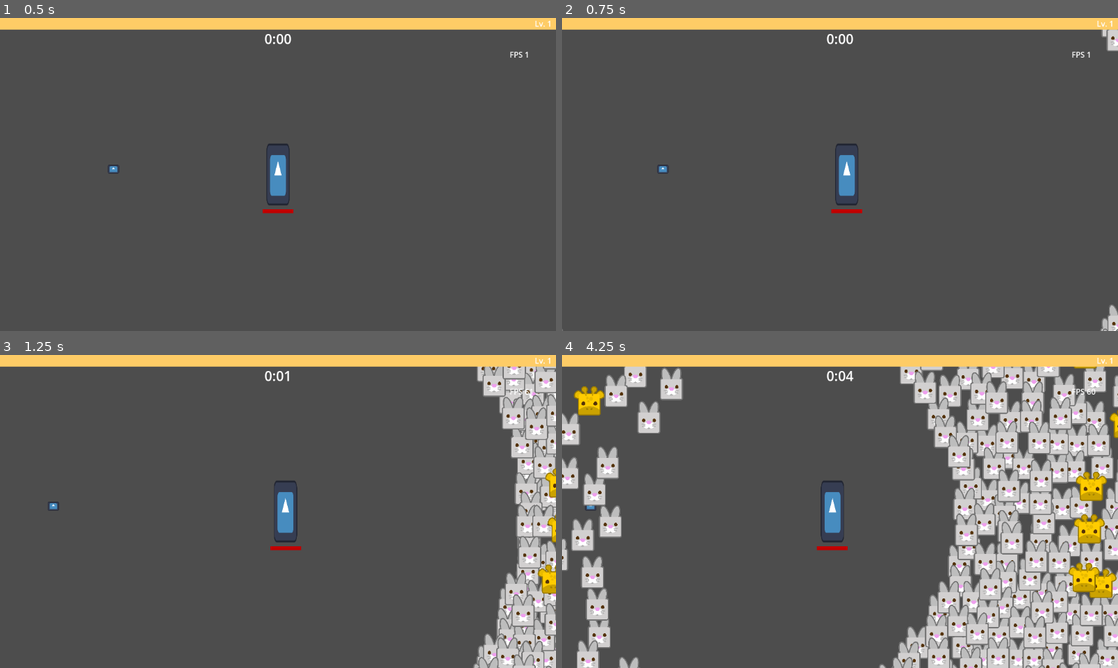
Above: before the commit, frames 1-4 (two rows, left to right).
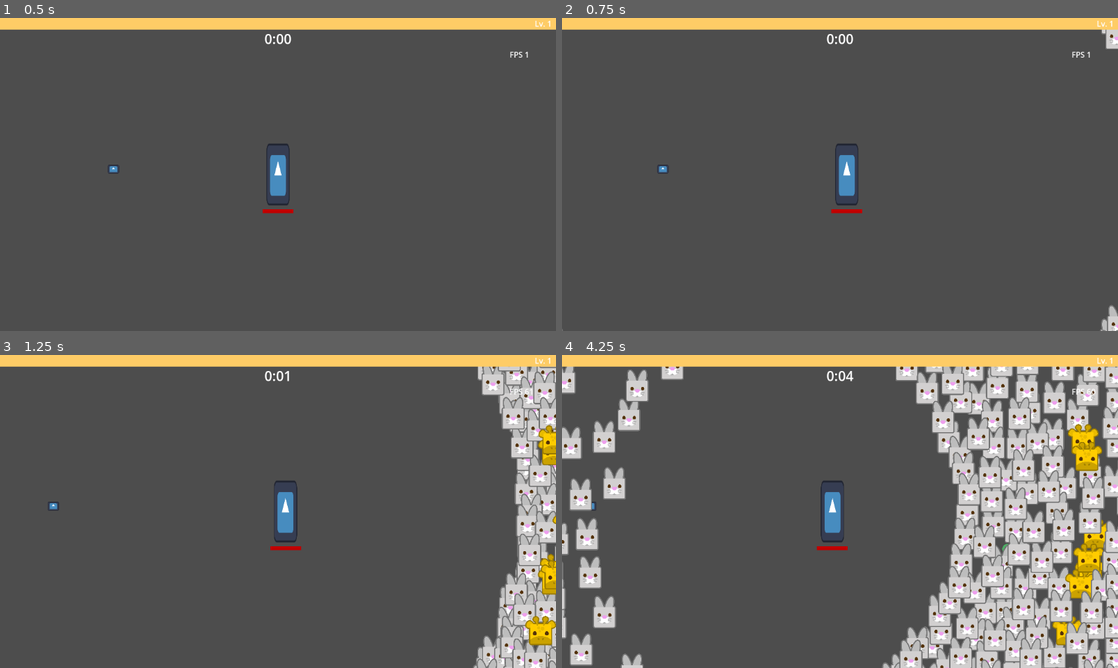
Above: after the commit, the same moments.

Repository: Boushitou/Q3_Nil_Survivor
Game: Godot game, scene res://Scenes/main_game.tscn
Two runs of this game, one before a commit and one after it. Both use one fixed random seed, a clock stepped at 60 frames per second and the inputs below. The engine's default icon, where the game draws it, is replaced by a stand-in: a white triangle on a blue panel in a dark square.
Inputs:
- Up to frame 1 (0.5 s): no input
- Up to frame 2 (0.75 s): tap Enter at 0.5 s; hold D (move_right) from 0.53 s (still down)
- Up to frame 3 (1.25 s): keep holding D (move_right)
- Up to frame 4 (4.25 s): release D (move_right) at 1.28 s; hold S (move_down) 1.28-2.03 s; hold D (move_right) 2.03-2.78 s; hold W (move_up) 2.78-3.53 s; hold Q (move_left) from 3.53 s (still down)

Frame 1 is identical in both runs. In frame 2, 0.1% of the frame differs, in the area x 97-100%, y 3-100%; in frame 3, 4.5%; in frame 4, 28%, in the area x 0-100%, y 3-100%.

Commit message:
Modified how weapon collision are handled but still need fixes.

Diff:
--- a/Scenes/Weapons/kopesh.tscn
+++ b/Scenes/Weapons/kopesh.tscn
@@ -19,6 +19,7 @@
 [node name="WeaponBody" type="Area2D" parent="." node_paths=PackedStringArray("collider")]
 collision_layer = 8
 collision_mask = 2
+priority = 1
 script = ExtResource("1_f66n7")
 collider = NodePath("CollisionShape2D")
 
@@ -36,6 +37,4 @@
 script = ExtResource("5_63bj5")
 
 [connection signal="hidden" from="." to="WeaponBody" method="_on_kopesh_hidden"]
-[connection signal="area_entered" from="WeaponBody" to="WeaponBody" method="_on_area_entered"]
-[connection signal="area_exited" from="WeaponBody" to="WeaponBody" method="_on_area_exited"]
 [connection signal="timeout" from="Timer" to="." method="_on_timer_timeout"]
--- a/Scenes/enemy.tscn
+++ b/Scenes/enemy.tscn
@@ -9,6 +9,7 @@
 size = Vector2(47.4175, 47)
 
 [node name="Enemy" type="Area2D" node_paths=PackedStringArray("stats", "collider", "sprite")]
+disable_mode = 2
 collision_layer = 2
 script = ExtResource("1_6noeu")
 separation_weight = 50.0
--- a/Scenes/main_game.tscn
+++ b/Scenes/main_game.tscn
@@ -8,7 +8,6 @@
 [ext_resource type="Script" path="res://Scripts/Enemies/EnemiesManager.gd" id="6_ql5bx"]
 [ext_resource type="Script" path="res://Scripts/Enemies/EnemySpawner.gd" id="7_dhjye"]
 [ext_resource type="Resource" uid="uid://bwhux13w4ad2p" path="res://Data/Waves/wave1.tres" id="7_eys2x"]
-[ext_resource type="Resource" uid="uid://bmh5pfw8h3mqh" path="res://Data/Waves/wave2.tres" id="8_m107j"]
 [ext_resource type="Resource" uid="uid://dhtrl42tt5ogm" path="res://Data/Enemies/0_beetle.tres" id="9_bhl7t"]
 [ext_resource type="Resource" uid="uid://s18gyu0c4vwh" path="res://Data/Waves/wavetroll.tres" id="9_yi551"]
 [ext_resource type="Resource" uid="uid://cm3hry1mlptl6" path="res://Data/Enemies/1_mummy.tres" id="10_hrgb2"]
@@ -34,7 +33,7 @@
 
 [node name="EnemySpawner" type="Node" parent="EnemiesManager"]
 script = ExtResource("7_dhjye")
-waves = Array[Resource("res://Data/WaveData.gd")]([ExtResource("9_yi551"), ExtResource("7_eys2x"), ExtResource("8_m107j")])
+waves = Array[Resource("res://Data/WaveData.gd")]([ExtResource("9_yi551"), ExtResource("7_eys2x"), ExtResource("7_eys2x")])
 enemies_data = Array[Resource("res://Data/EnemyData.gd")]([ExtResource("9_bhl7t"), ExtResource("10_hrgb2")])
 
 [node name="XpOrbManager" type="Node" parent="EnemiesManager"]
--- a/Scripts/Enemies/Enemy.gd
+++ b/Scripts/Enemies/Enemy.gd
@@ -19,12 +19,6 @@
 
 var update_frequency = 0.1 #10fps
 var time_since_last_update = 0.0
-
-func _ready():
-	add_to_group("enemies")
-
-	set_collider_bounds()
-	set_separation_radius()
 
 
 func _process(delta):
@@ -49,6 +43,15 @@
 	data = enemy_stat
 
 	stats.health.connect("has_died", _on_enemy_died)
+
+	if not is_in_group("enemies"):
+		var old_group = get_groups()
+		for group in old_group:
+			remove_from_group(group)
+		add_to_group("enemies")
+
+	set_collider_bounds()
+	set_separation_radius()
 
 
 func follow_player(delta):
@@ -87,6 +90,7 @@
 	if !sprite or !collider:
 		return
 
+	collider.set_shape(RectangleShape2D.new())
 	var texture_size = sprite.texture.get_size() * sprite.scale
 	var shape = collider.get_shape()
 
--- a/Scripts/Items/Weapons/WeaponBehavior.gd
+++ b/Scripts/Items/Weapons/WeaponBehavior.gd
@@ -12,6 +12,7 @@
 	if not weapon_area or not weapon_data.item is Weapon:
 		return
 
+	collider.set_disabled(false)
 	weapon = weapon_data
 	weapon_area.set_weapon(weapon_data, player_stats)
 
@@ -22,4 +23,5 @@
 
 
 func _on_timer_timeout():
+	collider.set_disabled(true)
 	PoolSystem.pool_object(weapon.item.name, self)
--- a/Scripts/Items/Weapons/WeaponsCollision.gd
+++ b/Scripts/Items/Weapons/WeaponsCollision.gd
@@ -8,7 +8,14 @@
 var hit_delay : float
 var hit_timer = 0.0
 
-func _process(delta: float) -> void:
+func _physics_process(delta: float) -> void:
+	enemies_in_range.clear()
+	var overlapping_areas = get_overlapping_areas()
+	for area in overlapping_areas:
+			print("touching enemy")
+			if area.is_in_group("enemies"):
+				enemies_in_range.append(area)
+
 	if enemies_in_range.size() > 0:
 		hit_timer += delta
 
@@ -24,6 +31,7 @@
 
 
 func _on_area_entered(area):
+	print("touching enemy")
 	if area.is_in_group("enemies"):
 		enemies_in_range.append(area)
 
@@ -40,7 +48,4 @@
 #this should ensure that ennemies are not in the array anymore and should not die
 #outside of weapon range (because of the pool system)
 func _on_kopesh_hidden():
-	for enemy in enemies_in_range:
-		if not enemy.is_visible():
-			enemies_in_range.erase(enemy)
 	enemies_in_range.clear()
--- a/Scripts/Player/PlayerCollisions.gd
+++ b/Scripts/Player/PlayerCollisions.gd
@@ -31,5 +31,8 @@
 
 func apply_damage():
 	for area in areas_in_range:
+		if not is_instance_valid(area) or not area.is_visible():
+			areas_in_range.erase(area)
+			continue
 		var damage = area.get_damage()
 		health.take_damage(damage)
Not shown: 1 places in Scenes/main_game.tscn that only renumber resources
